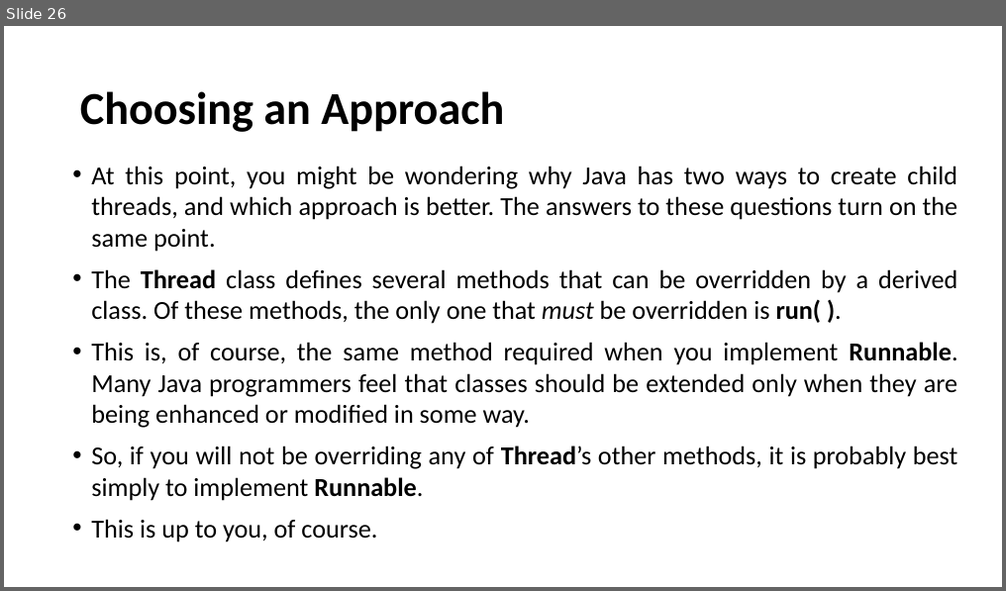
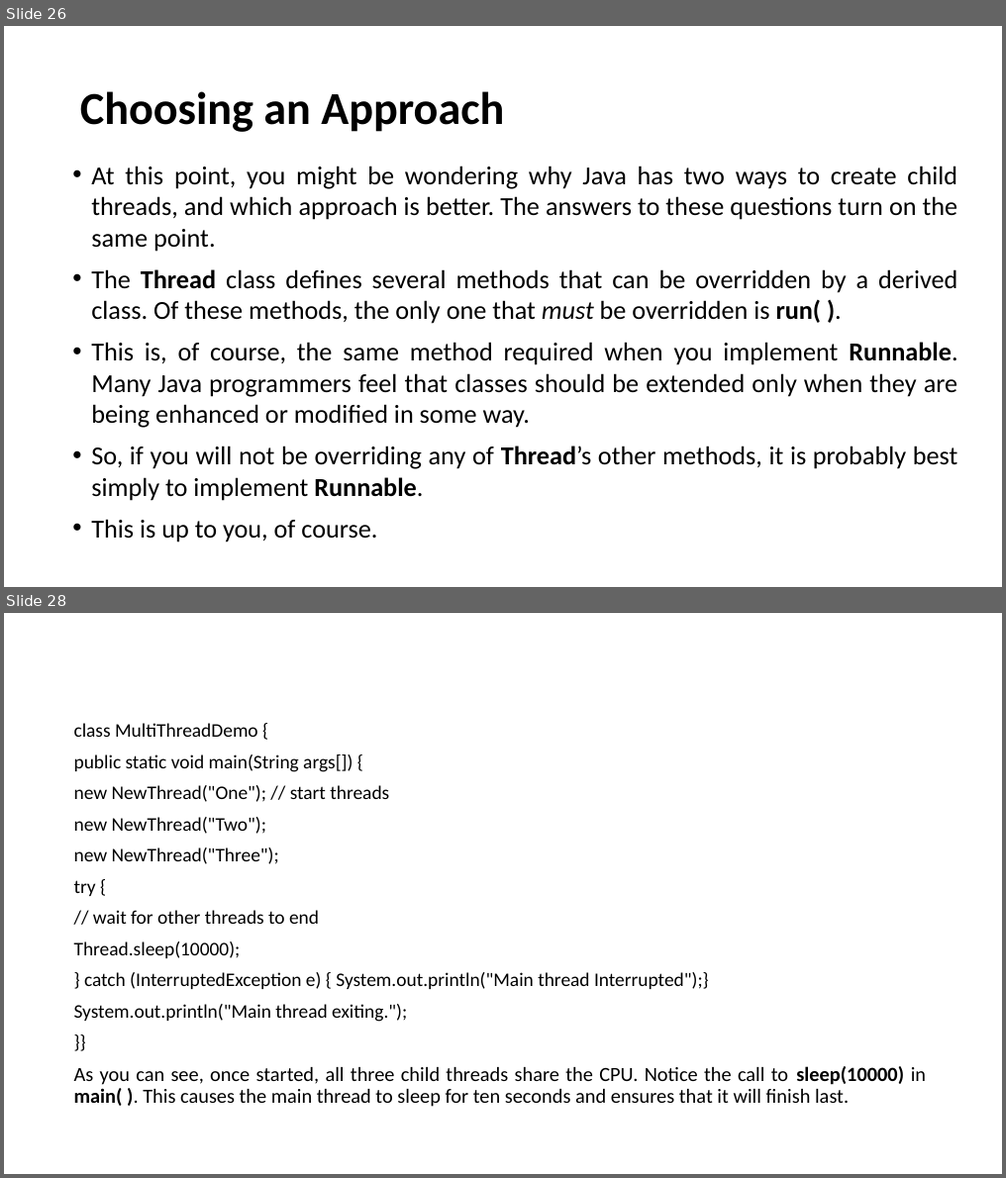
Before and after one commit to Praju-11/Java_Arctic, a slide deck: Multithreading.pptx. Shown one above the other, each under a label of ours: slide 26 before the commit, slides 26 and 28 after it; the slides between them are not shown. The pictures are 1006x591 and 1006x1178 pixels, drawn with LibreOffice and Linux fonts; fonts in the diff are those of the drawing. Boxes give left, top, right and bottom in pixels: in the first picture for what was removed or moved away, otherwise in the second. Text is boxed around its words. In the diff, an @@ line names an element or a change of style, - is before the commit and + after.

```diff
--- a/Multithreading.pptx
+++ b/Multithreading.pptx
@@ slide 28 added at box(4, 613, 1002, 1174), background #FFFFFF @@
@@ text added at box(74, 723, 926, 1107), 18.5 pt, text #000000 @@
+class MultiThreadDemo {
+public static void main(String args[]) {
+new NewThread("One"); // start threads
+new NewThread("Two");
+new NewThread("Three");
+try {
+// wait for other threads to end
+Thread.sleep(10000);
+} catch (InterruptedException e) { System.out.println("Main thread Interrupted");}
+System.out.println("Main thread exiting.");
+}}
+As you can see, once started, all three child threads share the CPU. Notice the call to sleep(10000) in main( ). This causes the main thread to sleep for ten seconds and ensures that it will finish last.
```
Also in this commit, not shown: 10 other slides added.
